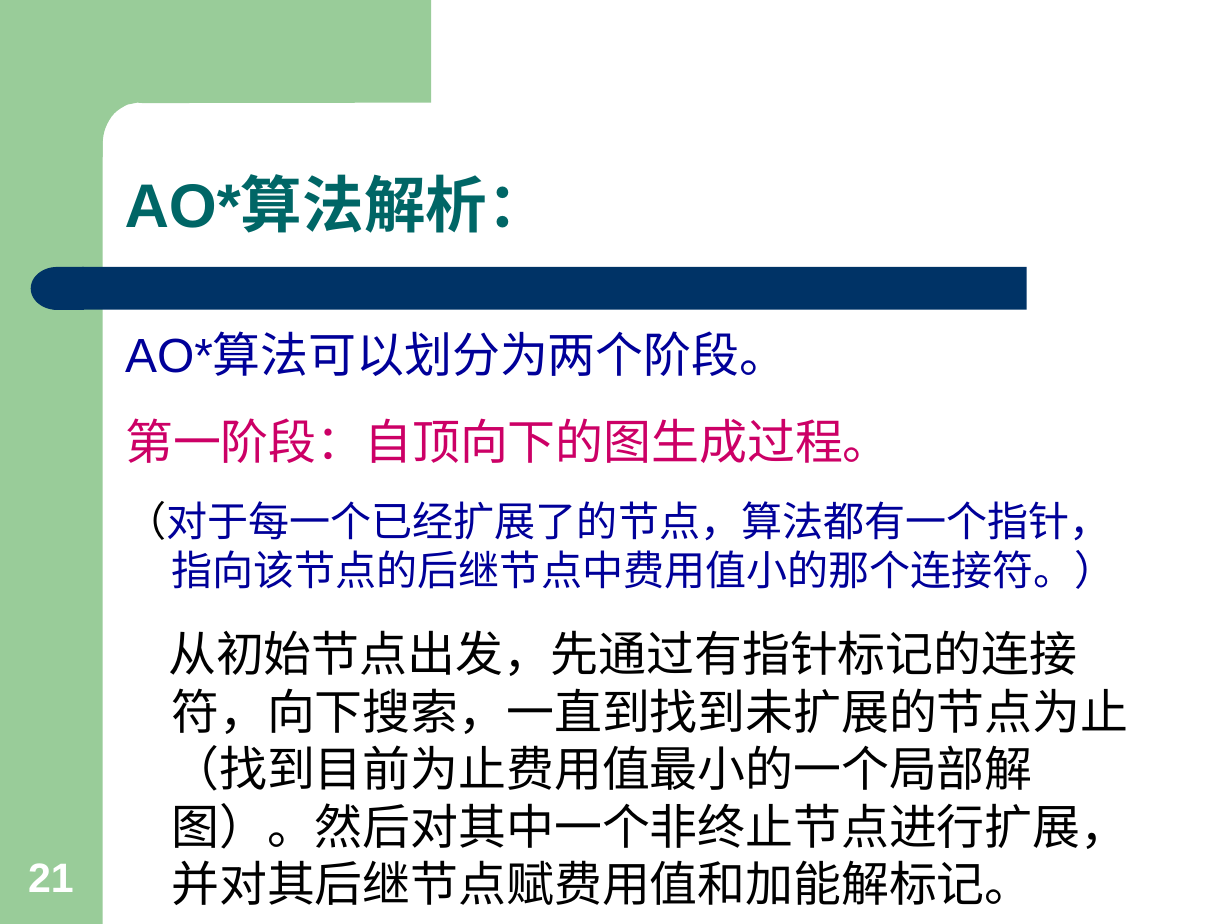
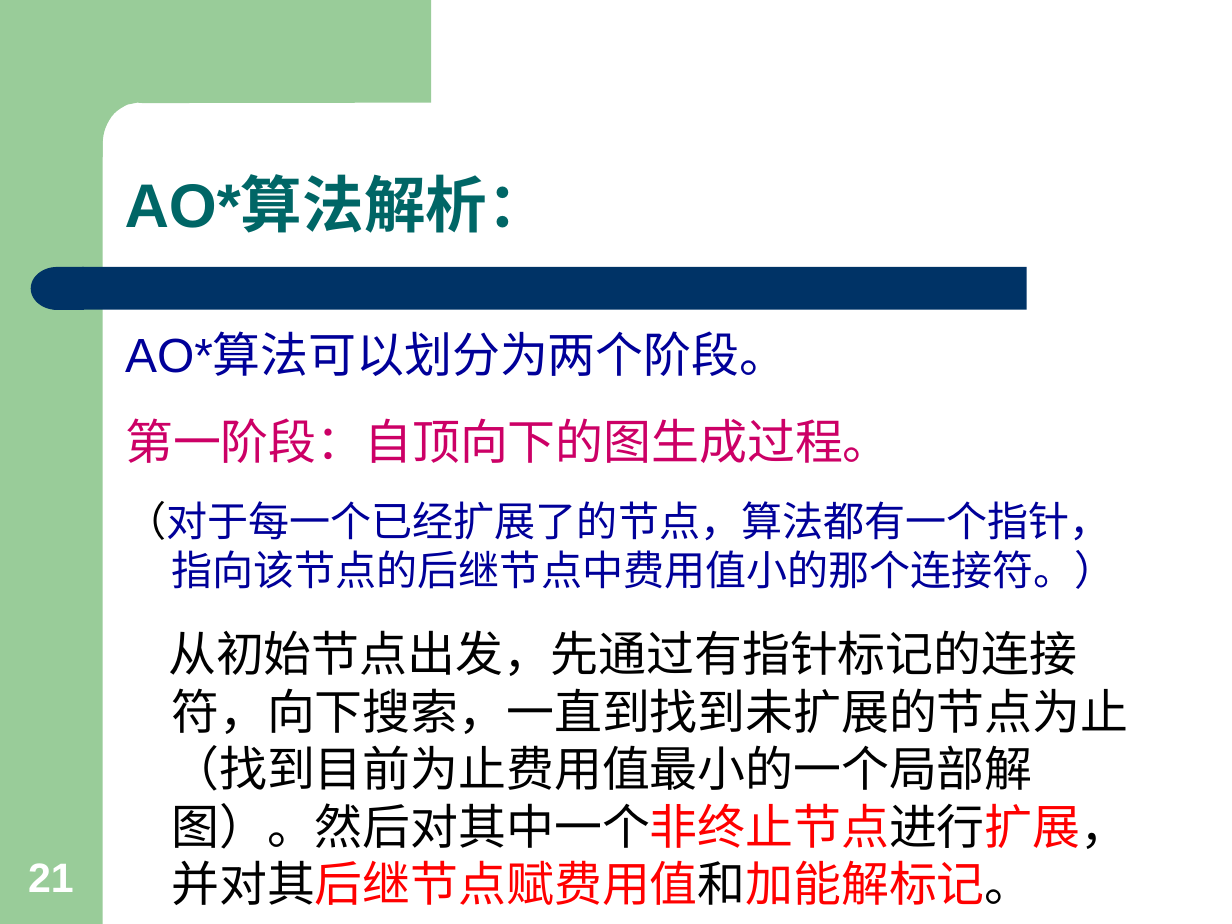
Before and after one commit to jxwb088047/AI_Review, a slide deck: slide 21 of 人工智能PPT/4. 可分解的产生式系统.ppt. Drawn at 1232x924 pixels with LibreOffice and Linux fonts; fonts in the diff are those of the drawing. Boxes give left, top, right and bottom in pixels: in the first picture for what was removed or moved away, otherwise in the second. Text is boxed around its words. In the diff, an @@ line names an element or a change of style, - is before the commit and + after.

```diff
--- a/人工智能PPT/4. 可分解的产生式系统.ppt
+++ b/人工智能PPT/4. 可分解的产生式系统.ppt
@@ text at <box>168,630,1128,905</box>: text colour #000000 to #FF0000 in "从初始节点出发，先通过有指针标记的连接符，向下搜索，一直到找到未扩展的节点为止（找到目前为止费用值最小的一个局部解图）。 ..." @@
```
Also in this commit, not shown: 1 other slide changed, 3 other files.
